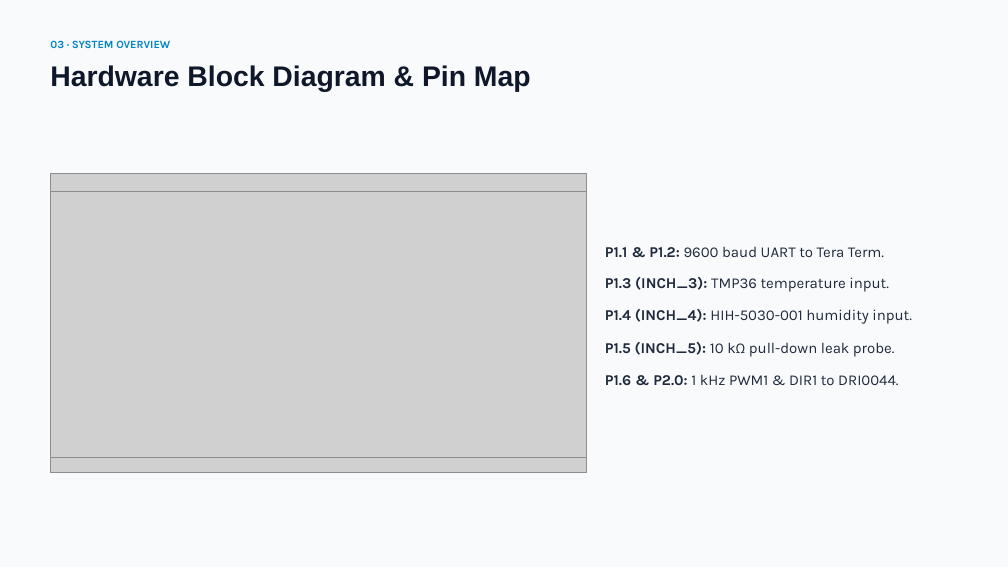
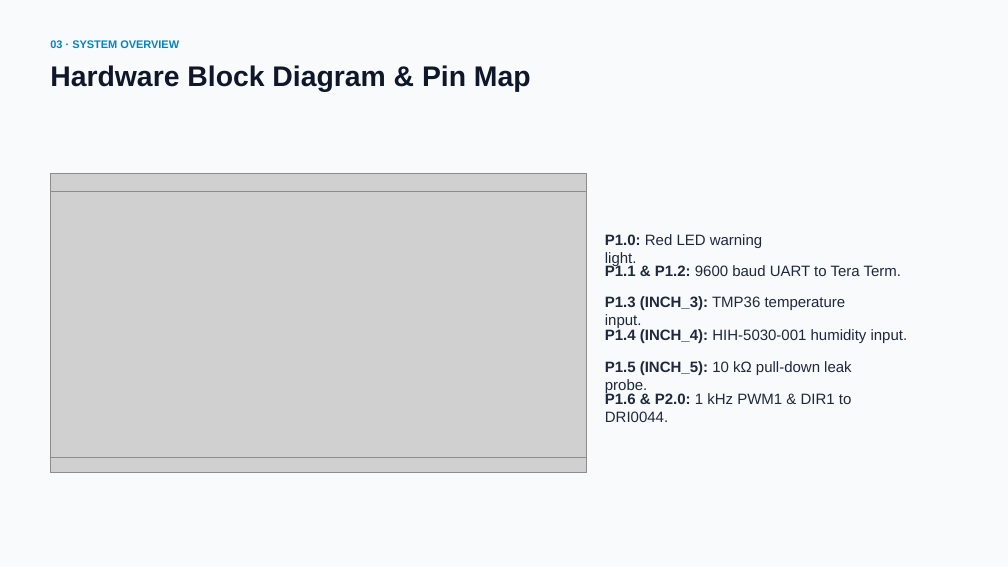
Before and after one commit to daviz04/L7_Project, a slide deck: slide 4 of Automated Liquid Cooling & Leak Detection Presentation.pptx. Drawn at 1008x567 pixels with LibreOffice and Linux fonts; fonts in the diff are those of the drawing; grey boxes stand for pictures. Boxes give left, top, right and bottom in pixels: in the first picture for what was removed or moved away, otherwise in the second. Text is boxed around its words. In the diff, an @@ line names an element or a change of style, - is before the commit and + after.

```diff
--- a/Automated Liquid Cooling & Leak Detection Presentation.pptx
+++ b/Automated Liquid Cooling & Leak Detection Presentation.pptx
@@ font Karla to Arial in 6 elements at bbox=[605, 329, 908, 343], bbox=[605, 392, 851, 404], bbox=[605, 264, 901, 276], bbox=[605, 361, 851, 375], bbox=[605, 296, 846, 328], bbox=[50, 40, 179, 51] @@
@@ text added at bbox=[605, 234, 762, 267], 14.2 pt, text #1E293B @@
+P1.0: Red LED warning light.
@@ text "P1.1 & P1.2: 9600 baud ...": place and size @@
-text "P1.1 & P1.2: 9600 baud ..." at bbox=[605, 247, 884, 257]
+text "P1.1 & P1.2: 9600 baud ..." at bbox=[605, 264, 901, 276]
@@ text "P1.3 (INCH_3): TMP36 temperature input.": place and size @@
-text "P1.3 (INCH_3): TMP36 temperature input." at bbox=[605, 277, 889, 292]
+text "P1.3 (INCH_3): TMP36 temperature input." at bbox=[605, 296, 846, 328]
@@ text "P1.4 (INCH_4): HIH-5030-001 humidity input.": place and size @@
-text "P1.4 (INCH_4): HIH-5030-001 humidity input." at bbox=[605, 309, 912, 324]
+text "P1.4 (INCH_4): HIH-5030-001 humidity input." at bbox=[605, 329, 908, 343]
@@ text "P1.5 (INCH_5): 10 kΩ pull-down ...": place and size @@
-text "P1.5 (INCH_5): 10 kΩ pull-down ..." at bbox=[605, 342, 895, 357]
+text "P1.5 (INCH_5): 10 kΩ pull-down ..." at bbox=[605, 361, 851, 375]
@@ text "P1.6 & P2.0: 1 kHz ...": place and size @@
-text "P1.6 & P2.0: 1 kHz ..." at bbox=[605, 375, 898, 385]
+text "P1.6 & P2.0: 1 kHz ..." at bbox=[605, 392, 851, 404]
```
Also in this commit, not shown: 11 other slides changed, 2 other files.
